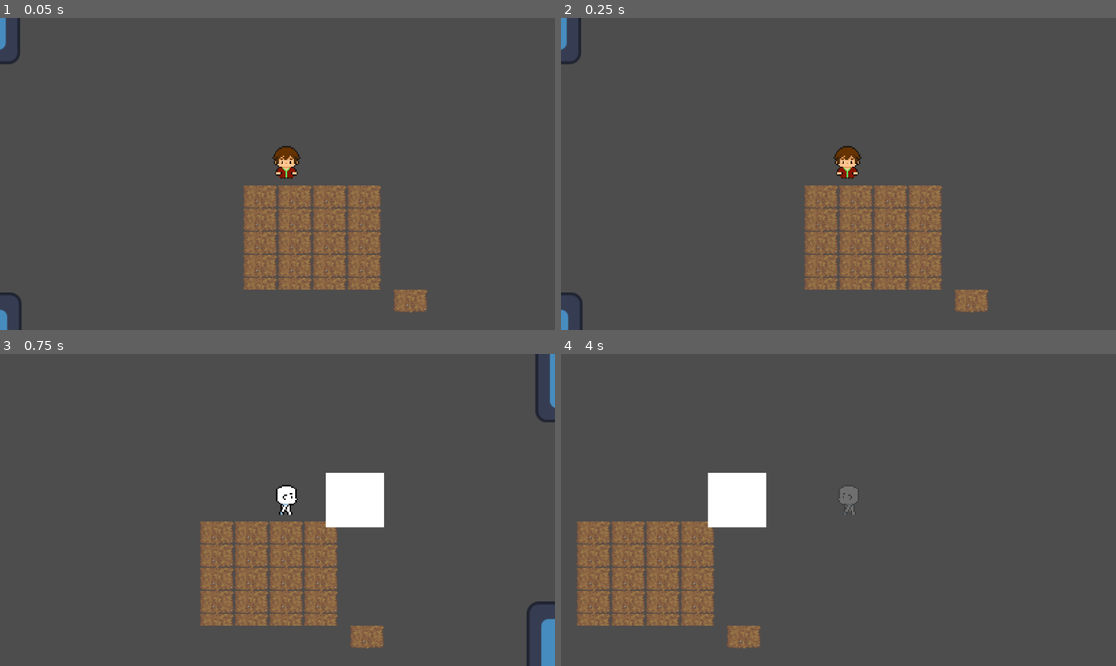
Above: before the commit, frames 1-4 (two rows, left to right).
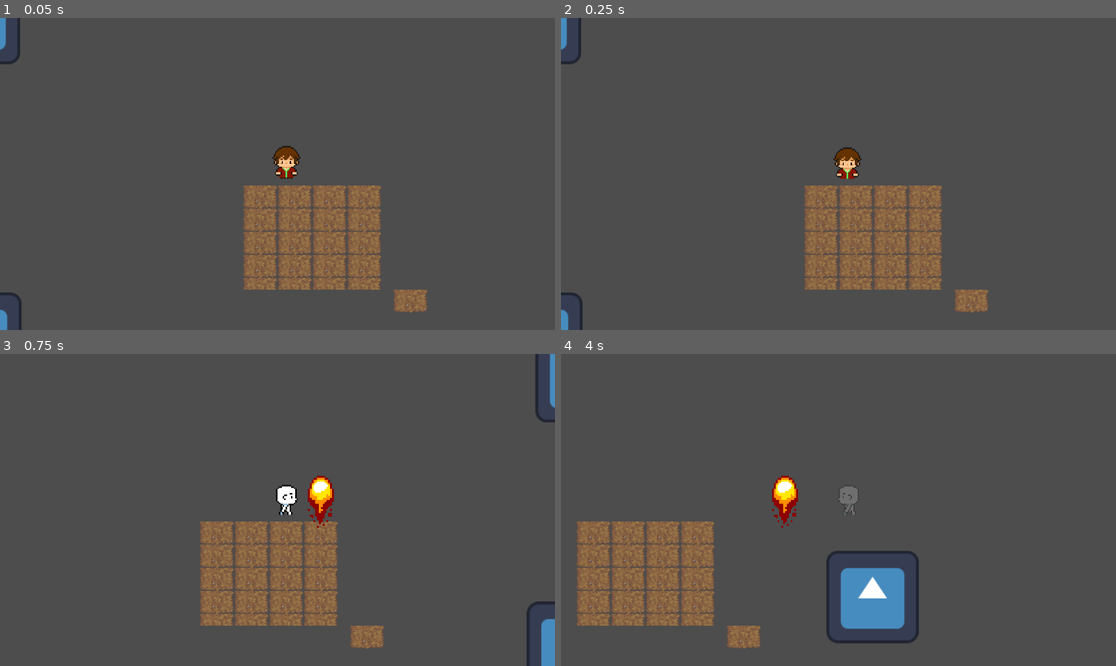
Above: after the commit, the same moments.

Repository: AlexGarciaPrada/Zelda-like-Game
Game: Godot game, scene res://PruebasAlex.tscn
The game is run twice, just before and just after one commit, with the same random seed, the same clock (stepped at 60 frames per second) and the same inputs. The engine's default icon, where the game draws it, is replaced by a stand-in: a white triangle on a blue panel in a dark square.
Inputs:
- Up to frame 1 (0.05 s): no input
- Up to frame 2 (0.25 s): no input
- Up to frame 3 (0.75 s): tap Enter at 0.5 s; hold Right (ui_right) from 0.53 s (still down); tap F (FireBall) at 0.6 s
- Up to frame 4 (4 s): release Right (ui_right) at 1.28 s; hold Down (ui_down) 1.28-2.03 s; tap M (Attack) at 1.35 s; tap F (FireBall) at 1.55, 2.1, 3.05, 3.8 s; hold Right (ui_right) 2.03-2.78 s; hold Up (ui_up) 2.78-3.53 s; tap I (Invisiblity) at 2.85 s; hold Left (ui_left) from 3.53 s (still down); hold Ctrl from 3.53 s (still down)

Frame 1 is identical in both runs. In frame 2, 0.2% of the frame differs, in the area x 49-55%, y 40-52%; in frame 3, 2.2%; in frame 4, 5.3%, in the area x 26-65%, y 38-93%.

Commit message:
añadir bola de fuego

Diff:
--- a/FireBall.gd
+++ b/FireBall.gd
@@ -1,8 +1,9 @@
 extends CharacterBody2D
 
-const SPEED = 1000
-
-
+const SPEED = 600
+@onready var animation =$AnimatedSprite2D
+func _ready():
+	animation.play("fireball")
 func _physics_process(delta):
 	position += velocity * delta
 
--- a/FireBall.tscn
+++ b/FireBall.tscn
@@ -1,13 +1,49 @@
-[gd_scene load_steps=4 format=3 uid="uid://kak6q882t3op"]
+[gd_scene load_steps=9 format=3 uid="uid://c4yl5dsh12o4d"]
 
 [ext_resource type="Script" path="res://FireBall.gd" id="1_eo5ir"]
+[ext_resource type="Texture2D" uid="uid://cfk7esr8rgs4p" path="res://Assets Videojuego/Sprites/Hechizos/Fireball.png" id="2_lo133"]
 
 [sub_resource type="CircleShape2D" id="CircleShape2D_jrl6q"]
-radius = 55.2268
+radius = 46.0977
 
-[sub_resource type="CanvasTexture" id="CanvasTexture_5w578"]
+[sub_resource type="AtlasTexture" id="AtlasTexture_o4mfy"]
+atlas = ExtResource("2_lo133")
+region = Rect2(0, 0, 32, 32)
+
+[sub_resource type="AtlasTexture" id="AtlasTexture_urba3"]
+atlas = ExtResource("2_lo133")
+region = Rect2(32, 0, 32, 32)
+
+[sub_resource type="AtlasTexture" id="AtlasTexture_c5o2a"]
+atlas = ExtResource("2_lo133")
+region = Rect2(0, 32, 32, 32)
+
+[sub_resource type="AtlasTexture" id="AtlasTexture_cjkni"]
+atlas = ExtResource("2_lo133")
+region = Rect2(32, 32, 32, 32)
+
+[sub_resource type="SpriteFrames" id="SpriteFrames_65f1h"]
+animations = [{
+"frames": [{
+"duration": 0.5,
+"texture": SubResource("AtlasTexture_o4mfy")
+}, {
+"duration": 0.5,
+"texture": SubResource("AtlasTexture_urba3")
+}, {
+"duration": 0.5,
+"texture": SubResource("AtlasTexture_c5o2a")
+}, {
+"duration": 0.5,
+"texture": SubResource("AtlasTexture_cjkni")
+}],
+"loop": true,
+"name": &"fireball",
+"speed": 5.0
+}]
 
 [node name="FireBall" type="CharacterBody2D" groups=["Weapon"]]
+scale = Vector2(0.61, 0.61)
 script = ExtResource("1_eo5ir")
 
 [node name="Area2D" type="Area2D" parent="." groups=["Weapon"]]
@@ -17,15 +53,17 @@
 [node name="CollisionShape2D" type="CollisionShape2D" parent="Area2D" groups=["Weapon"]]
 light_mask = 2
 visibility_layer = 2
+position = Vector2(0, -11.405)
 shape = SubResource("CircleShape2D_jrl6q")
-
-[node name="Sprite2D" type="Sprite2D" parent="." groups=["Weapon"]]
-position = Vector2(0.499999, 0.500002)
-scale = Vector2(81, 75)
-texture = SubResource("CanvasTexture_5w578")
 
 [node name="VisibleOnScreenNotifier2D" type="VisibleOnScreenNotifier2D" parent="."]
 position = Vector2(-2, 2.00001)
 scale = Vector2(6.45, 6.5)
 
+[node name="AnimatedSprite2D" type="AnimatedSprite2D" parent="."]
+texture_filter = 3
+scale = Vector2(4.205, 4.205)
+sprite_frames = SubResource("SpriteFrames_65f1h")
+animation = &"fireball"
+
 [connection signal="screen_exited" from="VisibleOnScreenNotifier2D" to="." method="_on_visible_on_screen_notifier_2d_screen_exited"]
--- a/Wizard.tscn
+++ b/Wizard.tscn
@@ -467,13 +467,12 @@
 zoom = Vector2(1.5, 1.5)
 
 [node name="AnimatedSprite2D" type="AnimatedSprite2D" parent="."]
-show_behind_parent = true
-texture_filter = 3
+texture_filter = 1
 position = Vector2(13.25, -14)
 scale = Vector2(1.875, 1.875)
 sprite_frames = SubResource("SpriteFrames_p3m2i")
-animation = &"idle left wizard"
-frame_progress = 0.459884
+animation = &"idle down wizard"
+frame_progress = 0.522935
 
 [node name="Weapon" parent="." instance=ExtResource("10_exo8t")]
 visible = false
Binary file added: Assets Videojuego/Sprites/Hechizos/Fireball.png
Not shown, added: Assets Videojuego/Sprites/Hechizos/Fireball.png.import
